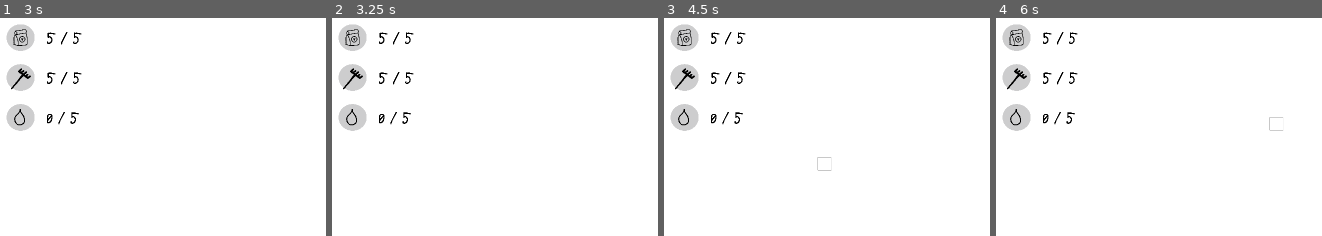
Above: before the commit, frames 1-4 (left to right).
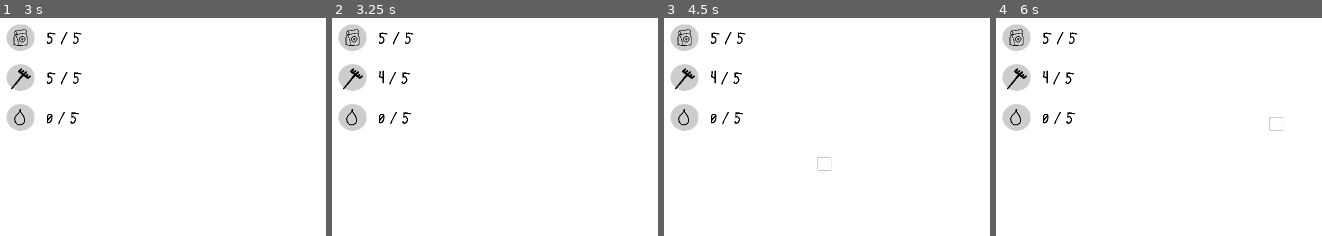
Above: after the commit, the same moments.

Repository: romaiy/gamedev-homework
Game: Godot game, scene res://scenes/main/main.tscn
The game is run twice, just before and just after one commit, with the same random seed, the same clock (stepped at 60 frames per second) and the same inputs.
Inputs (mouse positions are % of the whole screen's width and height, from its top left):
- Up to frame 1 (3 s): tap Enter at 0.5, 2 s; move the mouse to (87, 45) at 0.52 s; press the mouse at (87, 45) at 0.53 s; tap Q (plant) at 0.8, 1.35 s; tap Space at 1.25, 2.75 s; move the mouse to (36, 55) at 1.27 s; release the mouse at (36, 55) at 1.28 s; tap E (water) at 1.55 s; move the mouse to (72, 27) at 2.02 s; hold E (water) 2.03-2.78 s; tap W (weed) at 2.3, 2.85 s; move the mouse to (54, 70) at 2.77 s
- Up to frame 2 (3.25 s): click (54, 70) at 3.05 s
- Up to frame 3 (4.5 s): tap Enter at 3.5 s; move the mouse to (97, 65) at 3.52 s; press the mouse at (97, 65) at 3.53 s; tap Q (plant) at 3.8, 4.35 s; tap Space at 4.25 s; move the mouse to (24, 34) at 4.27 s; release the mouse at (24, 34) at 4.28 s
- Up to frame 4 (6 s): tap E (water) at 4.55 s; move the mouse to (66, 50) at 5.02 s; hold E (water) 5.03-5.78 s; tap W (weed) at 5.3, 5.85 s; move the mouse to (42, 24) at 5.77 s
The pictures show only the part of the screen within x 0-50%, y 0-50%; the shares and areas given below are measured in that part.

Frame 1 is identical in both runs. In frame 2, 0.3% of the frame differs, in the area x 14-26%, y 23-31%; in frame 3, 0.3%; in frame 4, 0.3%.
Error before the commit: Invalid access to property or key 'position' on a base object of type 'InputEventKey'. (res://scenes/user/user.gd:37)

Commit message:
feat: added opportunity to water the plant

Diff:
--- a/project.godot
+++ b/project.godot
@@ -20,6 +20,7 @@
 [autoload]
 
 Main="*res://scenes/main/main.gd"
+IdGenerator="*res://shared/sripts/idGenerator.gd"
 
 [display]
 
--- a/scenes/farm/farm.gd
+++ b/scenes/farm/farm.gd
@@ -22,14 +22,10 @@
 			draw_rect(
 			Rect2(vector, Main.cell_size),
 			Main.action_colors.weed)
-		for vector in plants_beds:
-			draw_rect(
-			Rect2(vector, Main.cell_size),
-			Main.action_colors.plant)
-		for vector in watered_beds:
-			draw_rect(
-			Rect2(vector, Main.cell_size),
-			Main.action_colors.water)
+		#for vector in watered_beds:
+			#draw_rect(
+			#Rect2(vector, Main.cell_size),
+			#Main.action_colors.water)
 
 func add_active_cell(cell:Vector2):
 	active_cell_points = Main.cell2pixel(cell)
@@ -42,13 +38,17 @@
 	queue_redraw()
 
 func add_plant():
-	if (!plants_beds.has(active_cell_points) and weeded_beds.has(active_cell_points)):
-		plants_beds.append(active_cell_points)
+	var plants_coords = plants_beds.map(func(plant): return plant.coords)
+
+	if (!plants_coords.has(active_cell_points) and weeded_beds.has(active_cell_points)):
+		var id = IdGenerator.generate_id()
+		var plant = plant_class.new(id, active_cell_points.x, active_cell_points.y)
+
+		plants_beds.append({'coords': active_cell_points, 'id': id, 'plant': plant})
+
+		add_child(plant)
+
 		action_is_done.emit('plant')
-
-		if plant_class:
-			var plant = plant_class.new(active_cell_points.x, active_cell_points.y)
-			add_child(plant)
 
 func add_weed():
 	if (!weeded_beds.has(active_cell_points)):
@@ -56,6 +56,9 @@
 		action_is_done.emit('weed')
 
 func add_water():
-	if (!watered_beds.has(active_cell_points)):
-		watered_beds.append(active_cell_points)
-		action_is_done.emit('water')
+	var plants_coords = plants_beds.map(func(plant): return plant.coords)
+
+	if (plants_coords.has(active_cell_points)):
+		var index = plants_coords.find(active_cell_points)
+		plants_beds[index].plant.water()
+	action_is_done.emit('water')
--- a/scenes/main/main.gd
+++ b/scenes/main/main.gd
@@ -15,6 +15,13 @@
 	'weed': '#e69500',
 	'water': '#273fda',
 	'disabled': '#bdbdbd'
+}
+
+const growth_cycle_colors = {
+	0: '#ccffcc',
+	1: '#80ff80',
+	2: '#48ad48',
+	3: '#009632'
 }
 
 var current_action = 'plant'
--- a/scenes/main/main.tscn
+++ b/scenes/main/main.tscn
@@ -20,3 +20,4 @@
 [connection signal="target_cell_change" from="user" to="grid" method="_on_user_target_cell_change"]
 [connection signal="user_action_change" from="user" to="grid" method="_on_user_user_action_change"]
 [connection signal="user_clicked" from="user" to="farm" method="add_active_cell"]
+[connection signal="action_is_done" from="farm" to="user" method="_on_farm_action_is_done"]
--- a/scenes/plant/plant.gd
+++ b/scenes/plant/plant.gd
@@ -1,4 +1,5 @@
 extends Node2D
+
 class_name Plant
 
 # Параметры
@@ -10,9 +11,13 @@
 # Внутренние поля
 var current_cycle: int = 0
 var growth_timer: Timer
+var id: int
 
 # Конструктор
-func _init(pos_x: int, pos_y: int, growth_cycle_duration: float = 2.0, total_cycles: int = 3):
+func _init(
+	id: int, pos_x: int, pos_y: int,
+	growth_cycle_duration: float = 2.0, total_cycles: int = 3):
+	self.id = id
 	self.pos_x = pos_x
 	self.pos_y = pos_y
 	self.growth_cycle_duration = growth_cycle_duration
@@ -27,6 +32,14 @@
 	growth_timer.connect("timeout", _on_growth_timer_timeout)
 	add_child(growth_timer)
 
+	queue_redraw()
+
+func _draw() -> void:
+	draw_rect(
+		Rect2(Vector2(self.pos_x, self.pos_y), Main.cell_size),
+		Main.growth_cycle_colors[current_cycle]
+	)
+
 # Обработчик таймера
 func _on_growth_timer_timeout():
 	if current_cycle < self.total_cycles:
@@ -35,13 +48,17 @@
 		# Ожидание полива
 		growth_timer.stop()
 		print("Waiting for watering...")
+		queue_redraw()
 	else:
 		print("Plant has fully grown")
 
 # Метод для полива растения
 func water():
-	if current_cycle < self.total_cycles:
+	if current_cycle < self.total_cycles and growth_timer.is_stopped():
 		print("Watering plant...")
 		growth_timer.start()
 	else:
 		print("Plant does not need more water")
+
+func get_cycles():
+	return {'current': current_cycle, 'total': self.total_cycles}
--- a/scenes/user/user.gd
+++ b/scenes/user/user.gd
@@ -34,7 +34,8 @@
 		target_cell_change.emit(event.position)
 
 	elif Input.is_action_pressed("left_mouse_down"):
-		handleButtonClick(event.position)
+		if "position" in event:
+			handleButtonClick(event.position)
 
 func handleButtonClick(pos: Vector2):
 	var x = floor(pos.x/Main.cell_size.x)
--- /dev/null
+++ b/shared/sripts/idGenerator.gd
@@ -0,0 +1,8 @@
+extends Node
+
+var current_id: int = 0
+
+# Функция для генерации уникальных ID
+func generate_id() -> int:
+	current_id += 1
+	return current_id
